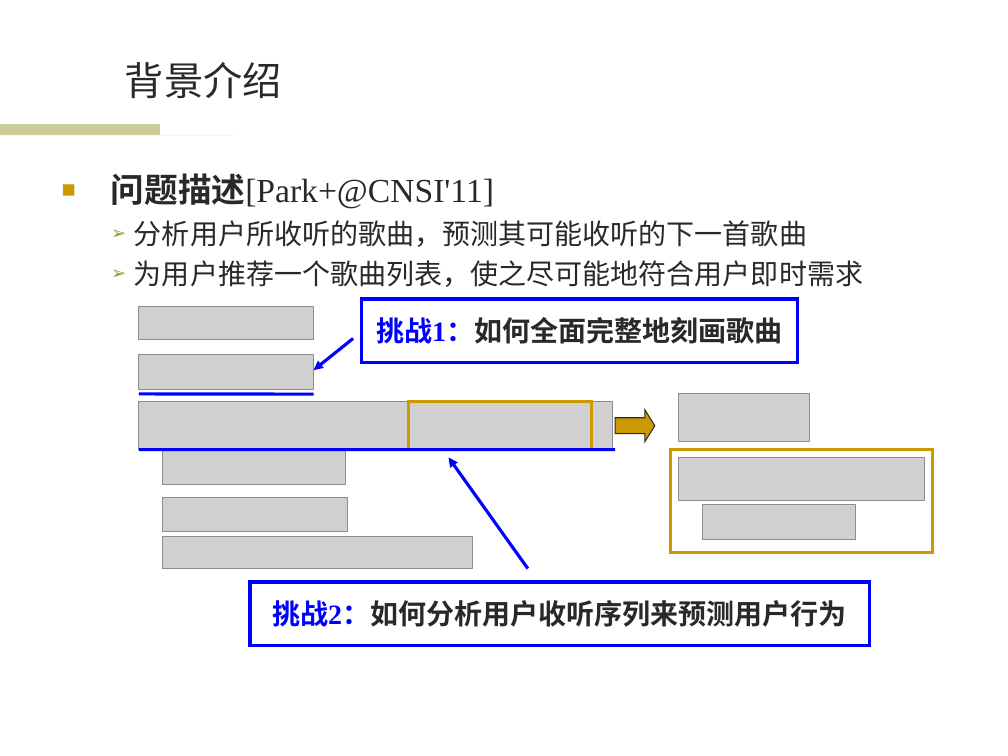
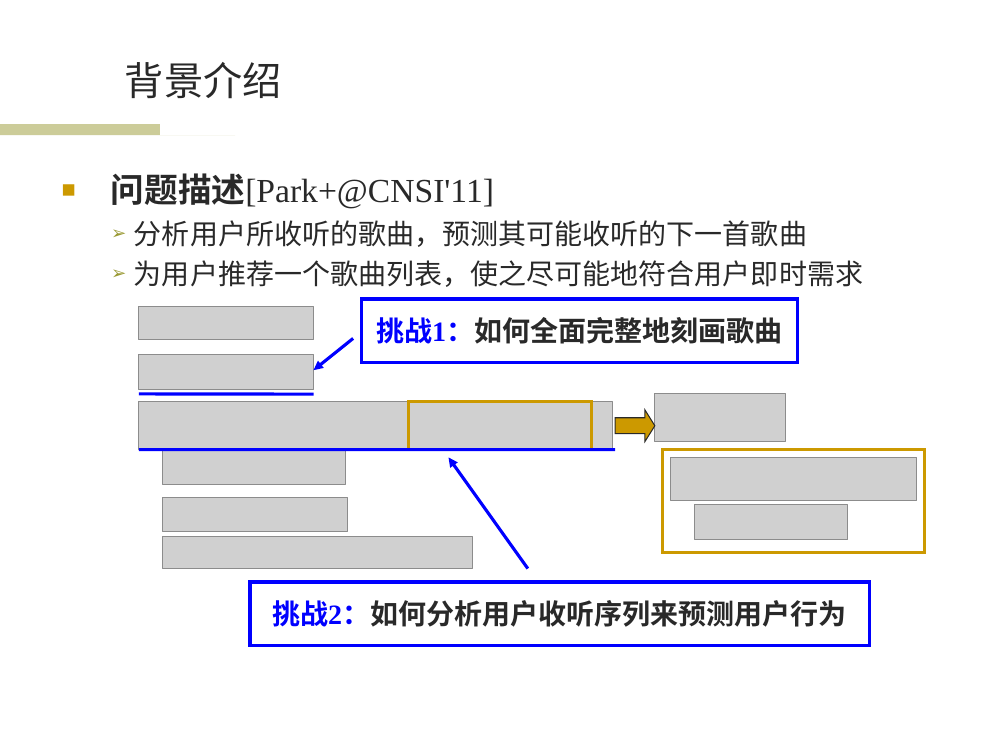
Before and after one commit to wwssttt/NJUThesis, a slide deck: slide 4 of ppt/一种基于时间序列分析的个性化音乐推荐系统及其实现.ppt. Drawn at 1008x756 pixels with LibreOffice and Linux fonts; fonts in the diff are those of the drawing; grey boxes stand for pictures; background and template pictures are left out. Boxes give left, top, right and bottom in pixels: in the first picture for what was removed or moved away, otherwise in the second. Text is boxed around its words. In the diff, an @@ line names an element or a change of style, - is before the commit and + after.

```diff
--- a/ppt/一种基于时间序列分析的个性化音乐推荐系统及其实现.ppt
+++ b/ppt/一种基于时间序列分析的个性化音乐推荐系统及其实现.ppt
@@ picture: place and size @@
-picture at [678, 394, 809, 442]
+picture at [655, 394, 786, 442]
@@ rectangle: place and size @@
-rectangle at [670, 450, 932, 552]
+rectangle at [663, 450, 925, 552]
@@ picture: place and size @@
-picture at [678, 458, 924, 501]
+picture at [670, 458, 916, 501]
@@ picture: place and size @@
-picture at [703, 505, 856, 540]
+picture at [695, 505, 848, 540]
```
Also in this commit, not shown: 5 other slides changed.
